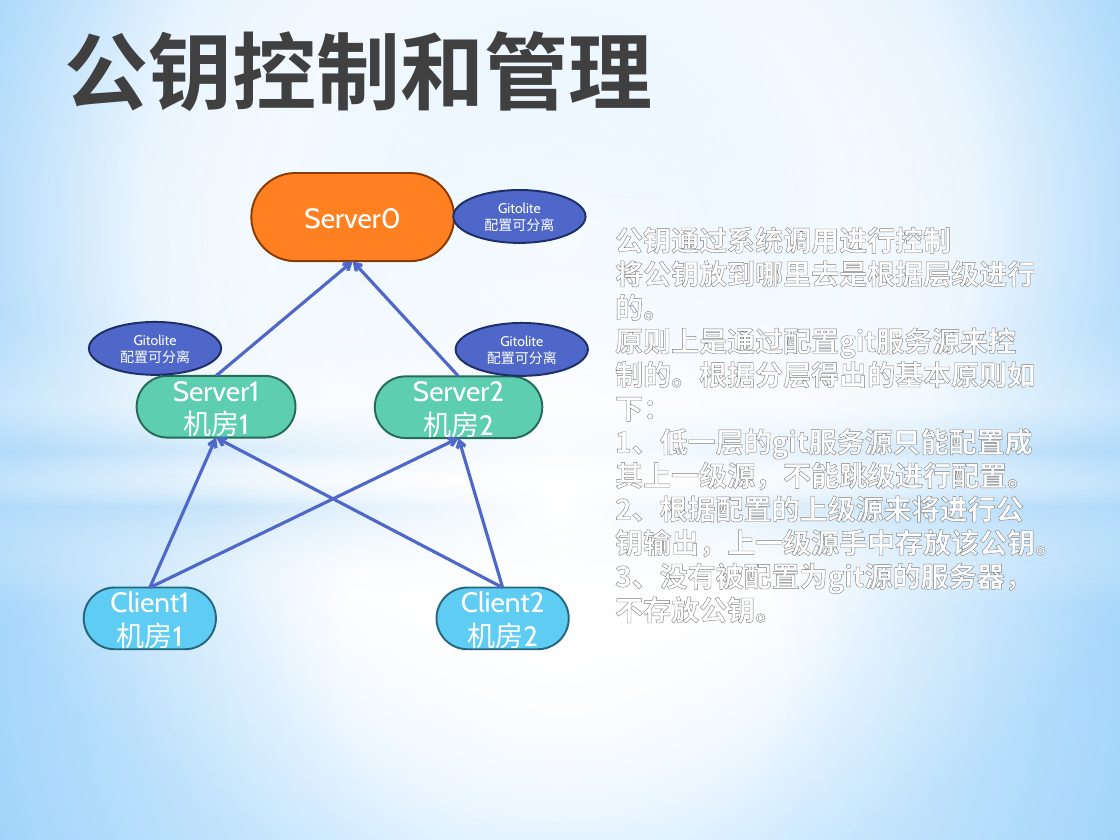
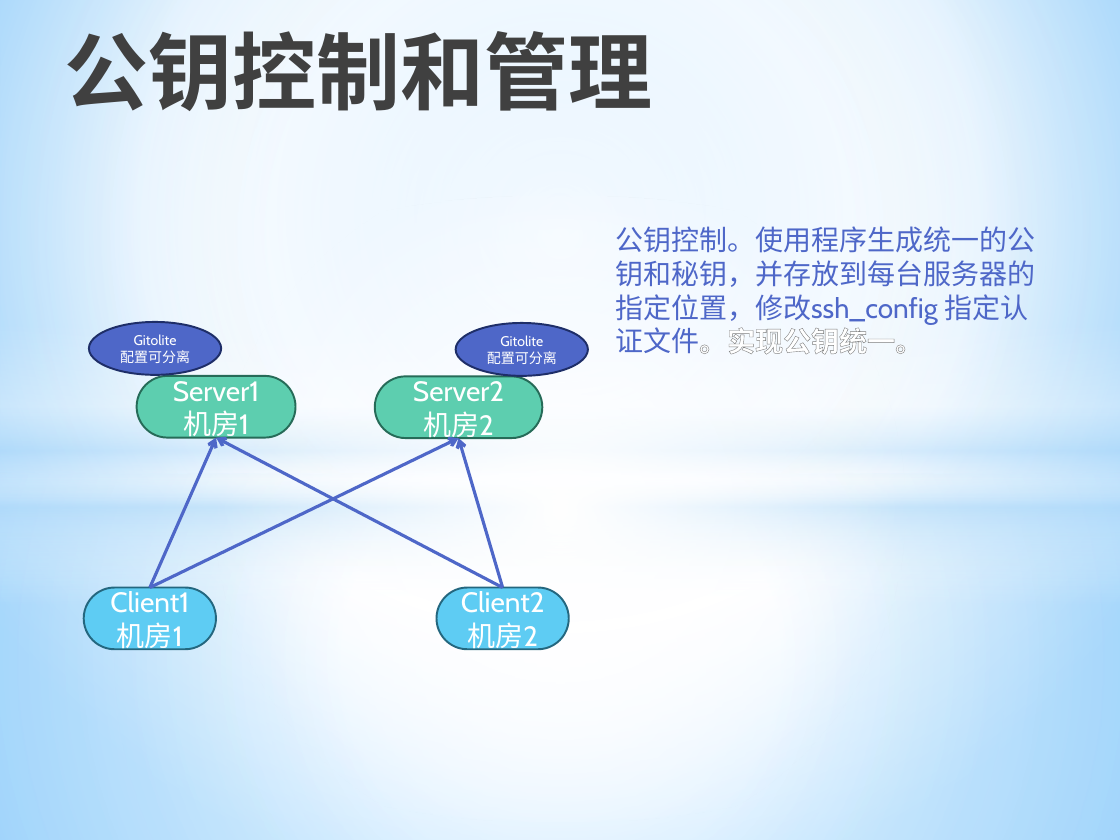
Before and after one commit to allragedbody/clasenbee, a slide deck: slide 4 of docs/Git集群配置方案.pptx (slide 8 before the commit). Drawn at 1120x840 pixels with LibreOffice and Linux fonts; fonts in the diff are those of the drawing. Boxes give left, top, right and bottom in pixels: in the first picture for what was removed or moved away, otherwise in the second. Text is boxed around its words. In the diff, an @@ line names an element or a change of style, - is before the commit and + after.

```diff
--- a/docs/Git集群配置方案.pptx
+++ b/docs/Git集群配置方案.pptx
@@ rounded rectangle removed at [251,174,454,262] @@
-Server0
@@ ellipse removed at [454,190,586,243] @@
-Gitolite
-配置可分离
@@ text at [615,226,1035,355]: text changed; font Noto Sans CJK SC to Cabin; text colour gradient #FFFFFF to #7F7F7F to #4E67C8; bold off @@
-公钥通过系统调用进行控制
-将公钥放到哪里去是根据层级进行的。
-原则上是通过配置git服务源来控制的。根据分层得出的基本原则如下：
-1、低一层的git服务源只能配置成其上一级源，不能跳级进行配置。
-2、根据配置的上级源来将进行公钥输出，上一级源手中存放该公钥。
-3、没有被配置为git源的服务器，不存放公钥。
+公钥控制。使用程序生成统一的公钥和秘钥，并存放到每台服务器的
+指定位置，修改ssh_config 指定认证文件。实现公钥统一。
@@ arrow removed from (216, 376) to (353, 261) @@
@@ arrow removed from (458, 376) to (353, 261) @@
```
Also in this commit, not shown: 5 other slides changed, 3 slides added, 5 slides removed, 8 other files.
